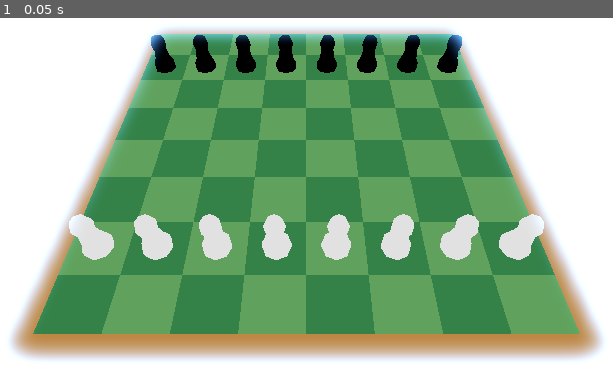
Above: before the commit, frame 1.
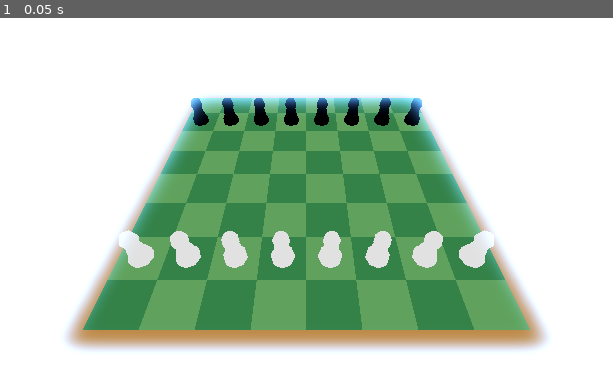
Above: after the commit, the same moment.

Repository: rickyguerin/Fairway-Chess-Jam-Submission
Game: Godot game, scene res://scenes/game.tscn
Two runs of this game, one before a commit and one after it. Both use one fixed random seed, a clock stepped at 60 frames per second and the inputs below.
Inputs:
- Up to frame 1 (0.05 s): no input

The runs differ from the first frame. In frame 1, 52% of the frame differs, in the area x 1-99%, y 3-97%.

Commit message:
Create OrbitCamera

Diff:
--- /dev/null
+++ b/godot/scenes/OrbitCamera.tscn
@@ -0,0 +1,12 @@
+[gd_scene load_steps=2 format=3 uid="uid://vy7keink38n2"]
+
+[ext_resource type="Script" path="res://scripts/OrbitCamera.gd" id="1_va0tj"]
+
+[node name="OrbitCamera" type="Node3D"]
+transform = Transform3D(1, 0, 0, 0, 0.707107, 0.707107, 0, -0.707107, 0.707107, 0, 0, 0)
+script = ExtResource("1_va0tj")
+
+[node name="InnerGimbal" type="Node3D" parent="."]
+
+[node name="Camera3D" type="Camera3D" parent="InnerGimbal"]
+transform = Transform3D(1, 0, 0, 0, 1, 0, 0, 0, 1, 0, 0, 16)
--- a/godot/scenes/game.tscn
+++ b/godot/scenes/game.tscn
@@ -1,8 +1,9 @@
-[gd_scene load_steps=5 format=3 uid="uid://4yetqslefb6c"]
+[gd_scene load_steps=6 format=3 uid="uid://4yetqslefb6c"]
 
 [ext_resource type="PackedScene" uid="uid://dmkvcps1nimot" path="res://scenes/board.tscn" id="1_v7mcm"]
 [ext_resource type="PackedScene" uid="uid://de0mk7suefx45" path="res://assets/pieces/white_pawn.glb" id="2_ih06c"]
 [ext_resource type="PackedScene" uid="uid://cq4b8f6g4ttwo" path="res://assets/pieces/black_pawn.glb" id="3_nnmnk"]
+[ext_resource type="PackedScene" uid="uid://vy7keink38n2" path="res://scenes/OrbitCamera.tscn" id="4_qw6ff"]
 
 [sub_resource type="Environment" id="Environment_8k3b6"]
 background_mode = 1
@@ -22,10 +23,6 @@
 environment = SubResource("Environment_8k3b6")
 
 [node name="board" parent="." instance=ExtResource("1_v7mcm")]
-
-[node name="Camera3D" type="Camera3D" parent="."]
-transform = Transform3D(1, 0, 0, 0, 0.625243, 0.78043, 0, -0.78043, 0.625243, 0, 11.7937, 11.3122)
-fov = 60.0
 
 [node name="White Pieces" type="Node" parent="."]
 
@@ -78,3 +75,5 @@
 
 [node name="pawn_8" parent="Black Pieces" instance=ExtResource("3_nnmnk")]
 transform = Transform3D(1, 0, 0, 0, 1, 0, 0, 0, 1, 7, 0, -5)
+
+[node name="OrbitCamera" parent="." instance=ExtResource("4_qw6ff")]
--- /dev/null
+++ b/godot/scripts/OrbitCamera.gd
@@ -0,0 +1,19 @@
+extends Node3D
+
+
+# Called when the node enters the scene tree for the first time.
+func _ready():
+	pass # Replace with function body.
+
+func _unhandled_input(event):
+	if Input.is_mouse_button_pressed(MOUSE_BUTTON_WHEEL_UP):
+		$InnerGimbal/Camera3D.translate(Vector3(0, 0, -1))
+
+	if Input.is_mouse_button_pressed(MOUSE_BUTTON_WHEEL_DOWN):
+		$InnerGimbal/Camera3D.translate(Vector3(0, 0, 1))
+
+	if Input.is_mouse_button_pressed(MOUSE_BUTTON_RIGHT):
+		if event is InputEventMouseMotion:
+			rotate_y(-event.relative.x * 0.005)
+			$InnerGimbal.rotate_x(-event.relative.y * 0.005)
+			$InnerGimbal.rotation.x = clamp($InnerGimbal.rotation.x, -PI/2, PI/2)
